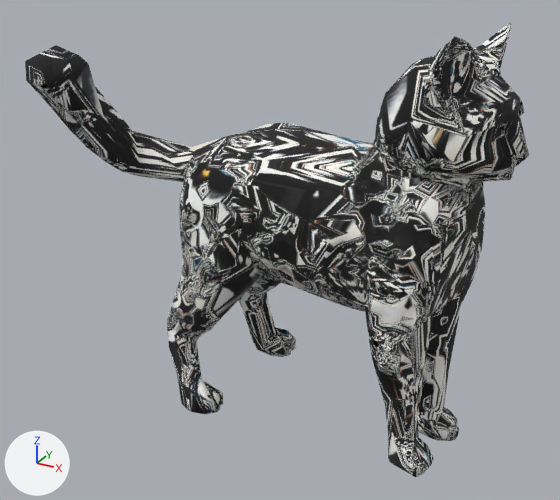
The glTF model assets/models/cats/SOCKSCACAT-lo.glb, before and after one commit.
Both versions are drawn from a 50 mm lens placed at (0.832, -1.534, 1.206), pointed at (0.001, -0.024, 0.452). The axes (+X, +Y, +Z) are drawn at lower left. The lights are the same throughout. The first picture is the older version.
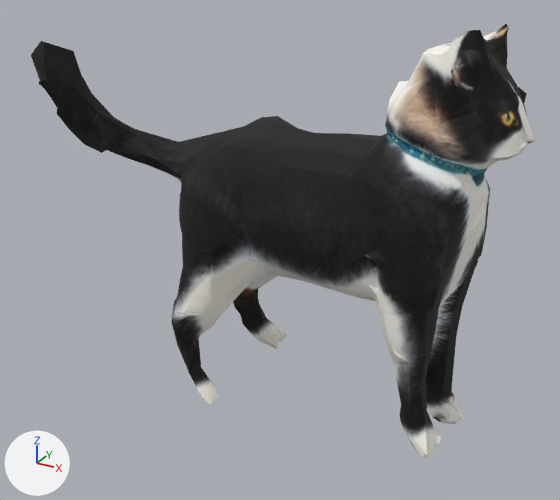
ob_fit is not drawn itself; it is the parent of ob_material.

Changed parts and their boxes (x1, y1, x2, y2) in the pictures (560 x 500 px):
'Mesh_0', reshaped, moved, turned, rescaled: before (25, 23, 529, 477); after (31, 24, 535, 459)

Diff of the bpy script that builds the scene:
```diff
--- a/assets/models/cats/SOCKSCACAT-lo.glb.py
+++ b/assets/models/cats/SOCKSCACAT-lo.glb.py
@@ mat_bakedmaterial @@
+mat_bakedmaterial = bpy.data.materials.new('BakedMaterial')
+# uses the picture img_image_0
@@ me_mesh_0 @@
 # used by ob_mesh_0; parent = ob_material; location = (-0.316, 0.854, -0.508); scale = (0.0000553, 0.0000553, 0.0000553)
-me_mesh_0.from_pydata(...)  # 2330 vertices, 4764 faces; spans x 0.0..9261.0, y -15384.0..0.0, z 0.0..16383.0
-me_mesh_0.materials.append(mat_material_001)
+me_mesh_0.from_pydata(...)  # 1051 vertices, 2098 faces; spans x 0.0..16383.0, y -8015.0..0.0, z 0.0..14734.0
+# me_mesh_0 part 1: the loose piece of 2316 vertices spanning x 0.0..9261.0, y -15384.0..0.0, z 0.0..16383.0 is rebuilt with 1051 vertices and now spans x 0.0..16383.0, y -8015.0..0.0, z 0.0..14734.0, in mat_bakedmaterial
+# other edits to the shape of me_mesh_0 do not show in these pictures
+me_mesh_0.materials.append(mat_bakedmaterial)
@@ ob_fit @@
 ob_fit = bpy.data.objects.new('fit', None)
-ob_fit.location = (0.0861, 0.00748, 0.0)
-ob_fit.rotation_euler = (0.0, 0.0, 1.408)  # degrees (0, 0, 81)
-ob_fit.scale = (1.17, 1.17, 1.17)
+ob_fit.location = (-0.0067, 0.0319, 0.506)
+ob_fit.rotation_euler = (0.0, 0.0, 0.102)  # degrees (0, 0, 5.8)
+ob_fit.scale = (0.559, 0.559, 0.559)
@@ ob_mesh_0 @@
 ob_mesh_0 = bpy.data.objects.new('Mesh_0', me_mesh_0)
-ob_mesh_0.parent = ob_material
-ob_mesh_0.location = (-0.316, 0.854, -0.508)
-ob_mesh_0.scale = (0.0000553, 0.0000553, 0.0000553)
+ob_mesh_0.parent = ob_output_unwrapped
+ob_mesh_0.location = (-1.0, 0.487, -0.904)
+ob_mesh_0.scale = (0.000121, 0.000121, 0.000121)
@@ ob_output_unwrapped @@
+ob_output_unwrapped = bpy.data.objects.new('output_unwrapped', None)
+ob_output_unwrapped.parent = ob_fit
+ob_output_unwrapped.location = (0.0, 0.0, 0.0)
```
